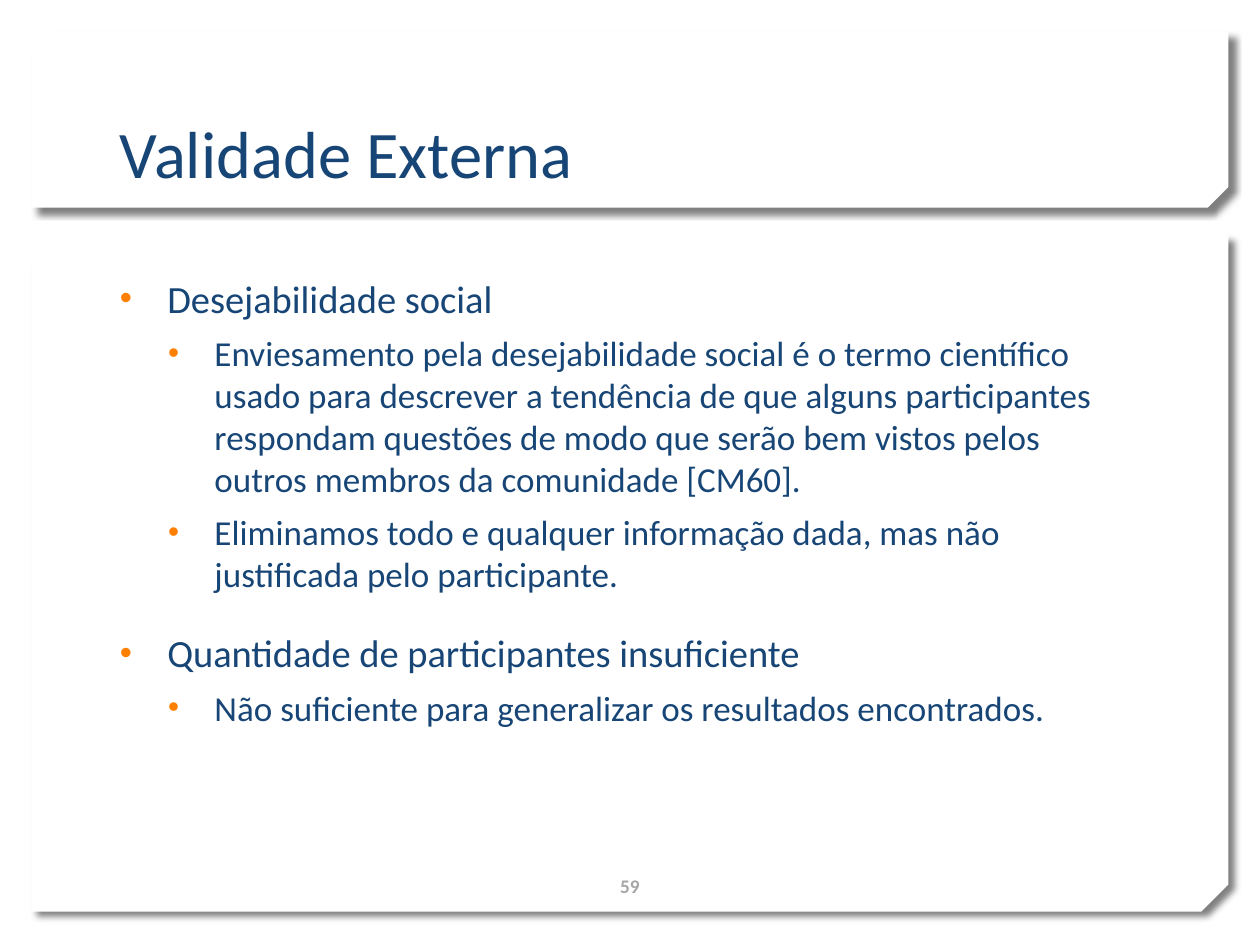
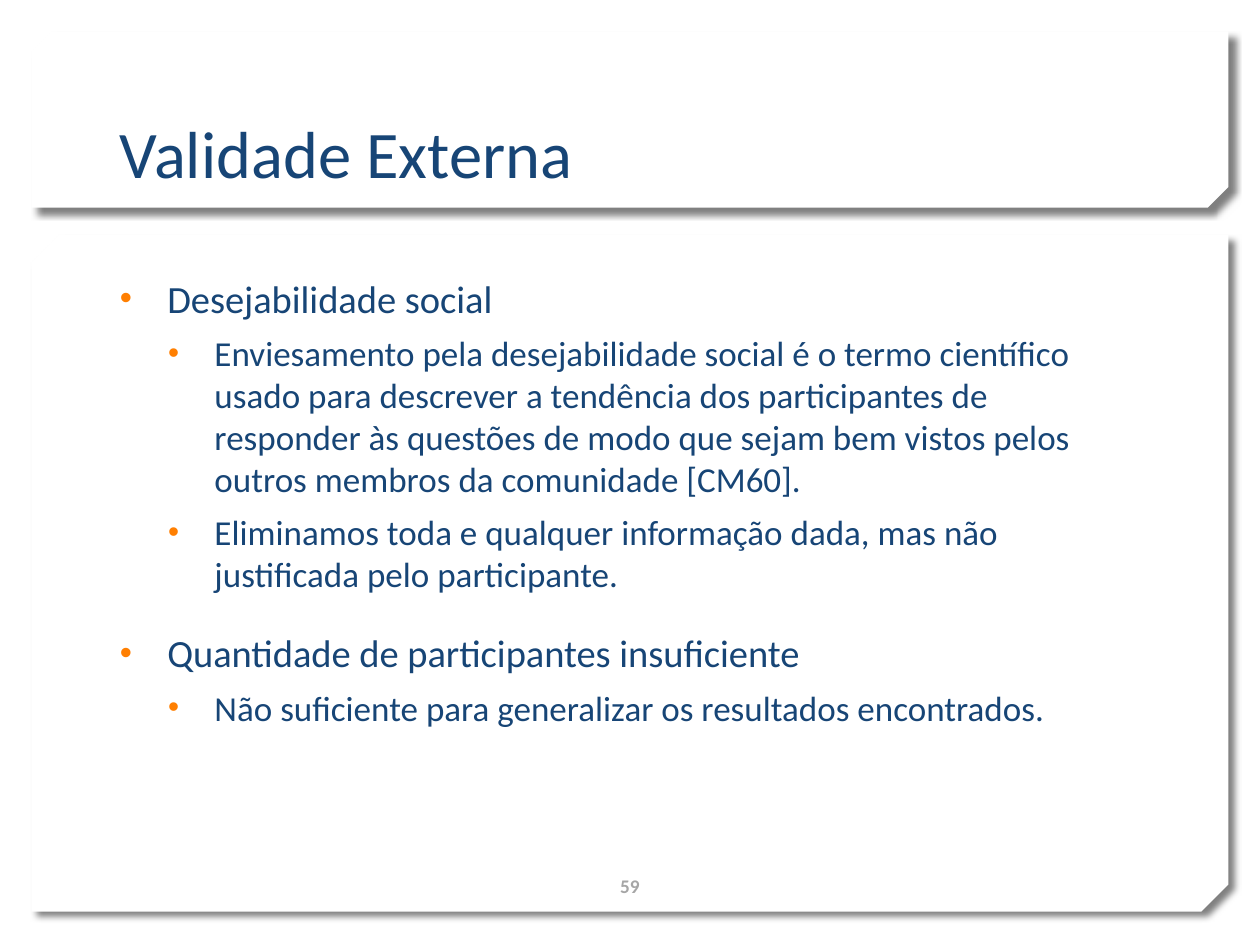
Before and after one commit to marcogerosa/mestrado, a slide deck: slide 59 of defesa.pptx. Drawn at 1260x945 pixels with LibreOffice and Linux fonts; fonts in the diff are those of the drawing; background and template pictures are left out. Boxes give left, top, right and bottom in pixels: in the first picture for what was removed or moved away, otherwise in the second. Text is boxed around its words. In the diff, an @@ line names an element or a change of style, - is before the commit and + after.

```diff
--- a/defesa.pptx
+++ b/defesa.pptx
@@ text at (x1=214, y1=341, x2=1069, y2=593): text changed @@
-  • Enviesamento pela desejabilidade social é o termo científico usado para descrever a tendência de que alguns participantes respondam questões de modo que serão bem vistos pelos outros membros da comunidade [CM60].
-  • Eliminamos todo e qualquer informação dada, mas não justificada pelo participante.
+  • Enviesamento pela desejabilidade social é o termo científico usado para descrever a tendência dos participantes de responder às questões de modo que sejam bem vistos pelos outros membros da comunidade [CM60].
+  • Eliminamos toda e qualquer informação dada, mas não justificada pelo participante.
```
Also in this commit, not shown: 6 other slides changed, 1 other file.
